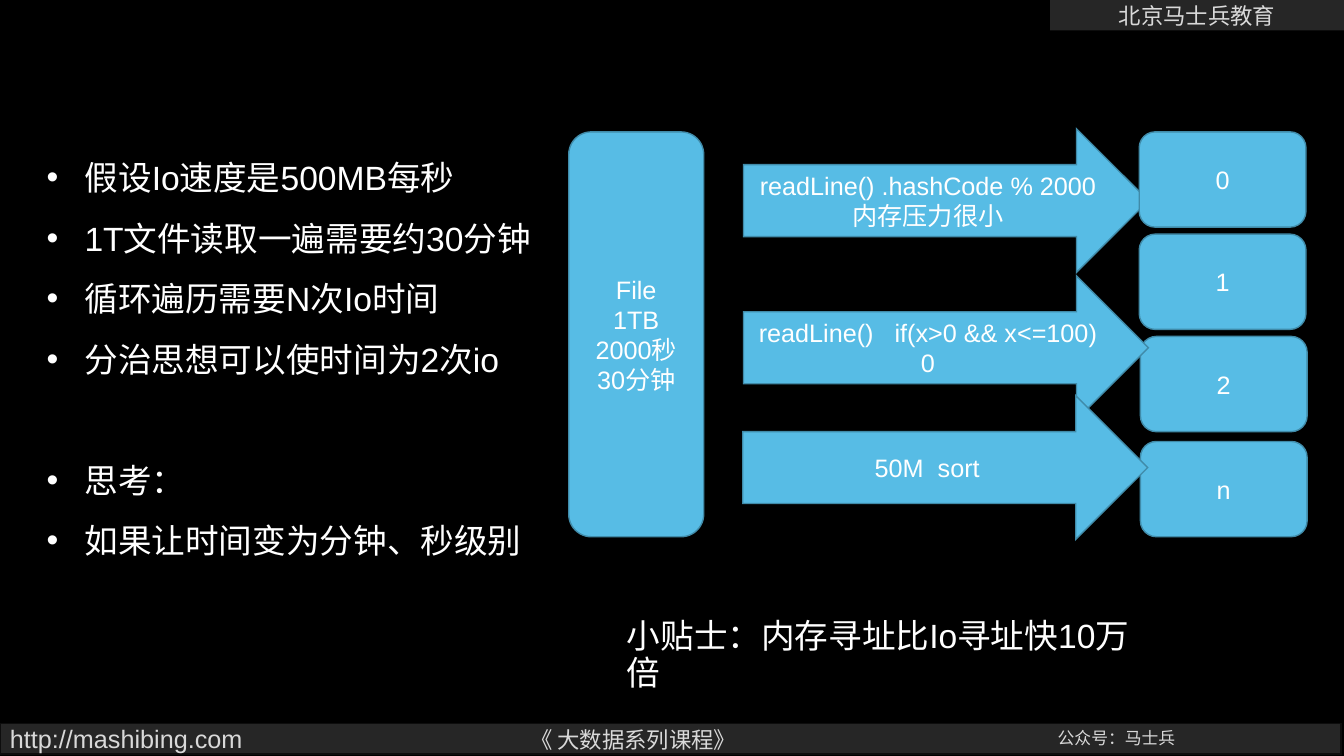
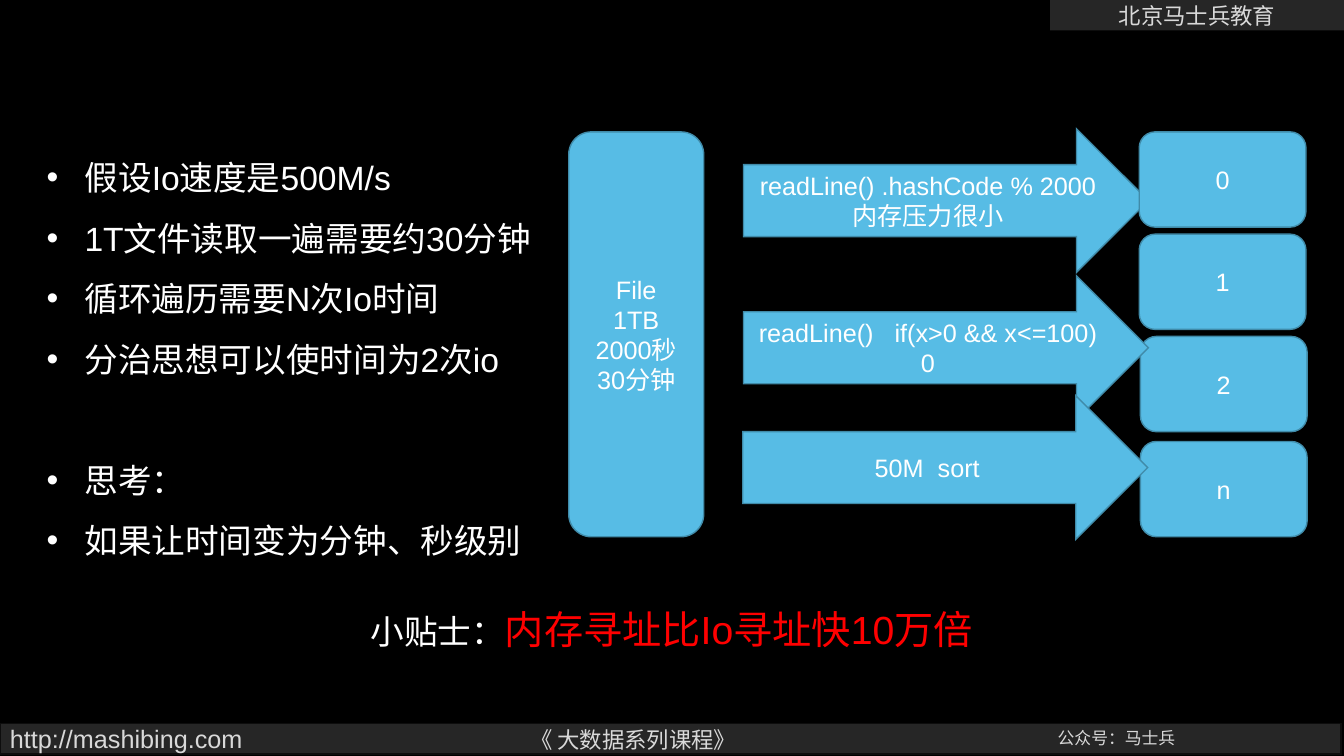
Before and after one commit to wangxin66666/BigDataArchitect-master, a slide deck: slide 8 of bigdata-hadoop/ppt/01大数据启蒙.pptx. Drawn at 1344x756 pixels with LibreOffice and Linux fonts; fonts in the diff are those of the drawing; background and template pictures are left out. Boxes give left, top, right and bottom in pixels: in the first picture for what was removed or moved away, otherwise in the second. Text is boxed around its words. In the diff, an @@ line names an element or a change of style, - is before the commit and + after.

```diff
--- a/bigdata-hadoop/ppt/01大数据启蒙.pptx
+++ b/bigdata-hadoop/ppt/01大数据启蒙.pptx
@@ text at bbox=[85, 161, 391, 193]: text changed @@
-• 假设Io速度是500MB每秒
+• 假设Io速度是500M/s
@@ text "小贴士：内存寻址比Io寻址快10万倍": place and size @@
-text "小贴士：内存寻址比Io寻址快10万倍" at bbox=[627, 619, 1129, 658]
+text "小贴士：内存寻址比Io寻址快10万倍" at bbox=[370, 611, 973, 648]
@@ text "小贴士：内存寻址比Io寻址快10万倍" at bbox=[370, 611, 973, 648]: size 24 to 28 pt, text colour #FFFFFF to #FF0000 in "小贴士：内存寻址比Io寻址快10万倍" @@
```
Also in this commit, not shown: 5 other slides changed, 3 other files.
